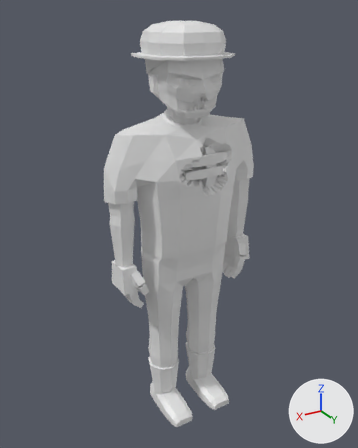
A saved change to the glTF model assets/models/zombie_worker_m_b3.glb.
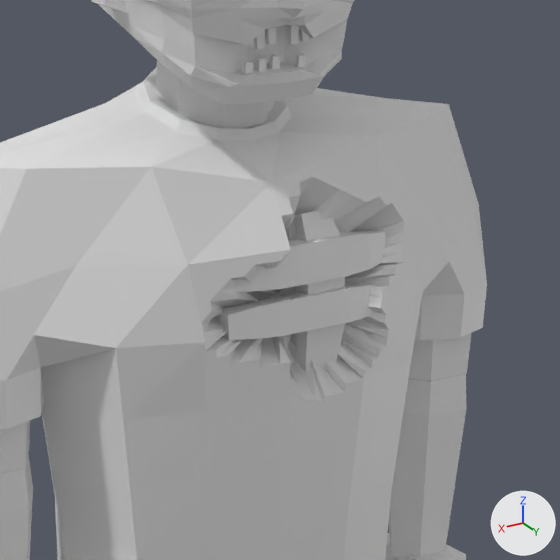
Each version is shown whole from a camera (50 mm lens) standing at (1.178, 1.921, 2.012) and looking at (0.009, -0.027, 1.038), then close up on the part from 35% to 76% of the width and 20% to 53% of the height. Arrows for +X, +Y and +Z are at lower right; the lights stay in place. The older version's two pictures come first. Vertices at exactly the same position are counted once.

In view in the first close-up: 'zombie_worker_m_b3'.
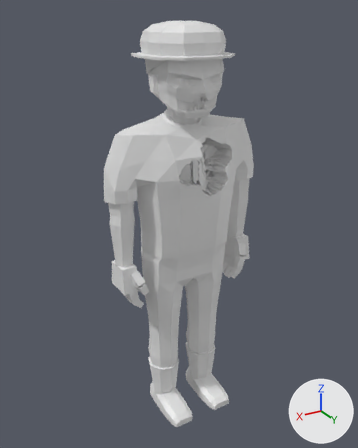
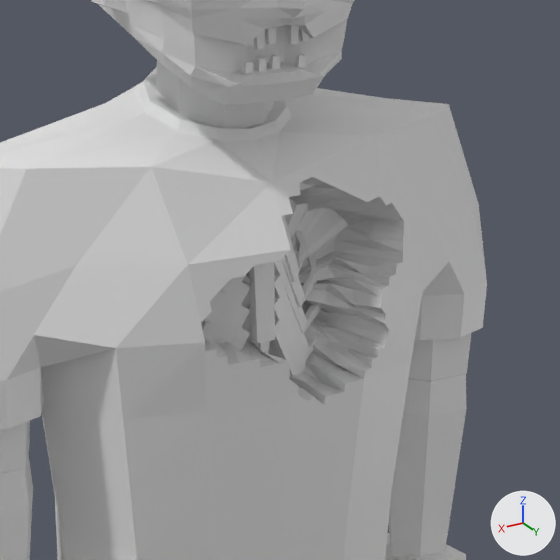
The change, as JSON lines over the scene's bpy script:
```json
{"block": "me_zombie_worker_m_b3", "where": "# used by ob_zombie_worker_m_b3; location = (0.0, 0.0, 0.0)"}
{"op": "remove", "block": "me_zombie_worker_m_b3", "code": "me_zombie_worker_m_b3.from_pydata(...)  # 2128 vertices, 4076 faces; spans x -0.41..0.41, y -0.21..0.22, z 0.0..1.97"}
{"op": "add", "block": "me_zombie_worker_m_b3", "code": "me_zombie_worker_m_b3.from_pydata(...)  # 2456 vertices, 4664 faces; spans x -0.41..0.41, y -0.21..0.22, z 0.0..1.97"}
{"block": "me_zombie_worker_m_b3", "change": "me_zombie_worker_m_b3 part 1: the loose piece of 8 vertices spanning x -0.02..0.02, y -0.04..-0.01, z 1.43..1.45 is copied, and the copy is scaled about its middle by (0.255, -0.204, -1.36), then moved by (0.0, 0.12, -0.16); it spans x -0.01..0.01, y 0.1..0.11, z 1.27..1.3"}
{"block": "me_zombie_worker_m_b3", "change": "me_zombie_worker_m_b3 part 2: a new loose piece of 28 vertices spanning x -0.13..-0.01, y -0.09..0.1, z 1.33..1.44"}
{"block": "me_zombie_worker_m_b3", "change": "me_zombie_worker_m_b3 part 3: a new loose piece of 28 vertices spanning x 0.01..0.15, y -0.1..0.1, z 1.29..1.4"}
{"block": "me_zombie_worker_m_b3", "change": "me_zombie_worker_m_b3 part 4: a new loose piece of 28 vertices spanning x -0.15..-0.01, y -0.1..0.1, z 1.29..1.4"}
{"block": "me_zombie_worker_m_b3", "change": "me_zombie_worker_m_b3 part 5: a new loose piece of 28 vertices spanning x 0.01..0.16, y -0.1..0.1, z 1.25..1.38"}
{"block": "me_zombie_worker_m_b3", "change": "me_zombie_worker_m_b3 part 6: a new loose piece of 28 vertices spanning x -0.17..-0.01, y -0.1..0.1, z 1.22..1.35"}
{"block": "me_zombie_worker_m_b3", "change": "me_zombie_worker_m_b3 part 7: a new loose piece of 28 vertices spanning x 0.01..0.18, y -0.1..0.1, z 1.18..1.32"}
{"block": "me_zombie_worker_m_b3", "change": "me_zombie_worker_m_b3 part 8: a new loose piece of 20 vertices spanning x -0.24..-0.02, y 0.01..0.1, z 1.47..1.52"}
{"block": "me_zombie_worker_m_b3", "change": "me_zombie_worker_m_b3 part 9: 241 vertices moved from x -0.16..0.08, y 0.05..0.15, z 1.25..1.45 to x -0.18..0.13, y -0.09..0.12, z 1.23..1.51; 5 vertices removed from x -0.1..0.03, y 0.06..0.13, z 1.28..1.36; 109 vertices added at x -0.18..0.17, y -0.1..0.11, z 1.18..1.43"}
{"block": "me_zombie_worker_m_b3", "change": "other edits to the shape of me_zombie_worker_m_b3 do not show in these pictures"}
```

Boxes [x1, y1, x2, y2] around the edits, measured in the close-ups (560 x 560 px; the box of a moved part takes in the faces that stretch with it):
```json
{"part": 1, "of": "me_zombie_worker_m_b3", "change": "added", "after": [257, 341, 270, 353], "on screen": "mostly hidden"}
{"part": 2, "of": "me_zombie_worker_m_b3", "change": "added", "after": [282, 254, 318, 308]}
{"part": 3, "of": "me_zombie_worker_m_b3", "change": "added", "after": [202, 276, 245, 341]}
{"part": 4, "of": "me_zombie_worker_m_b3", "change": "added", "after": [274, 260, 321, 333]}
{"part": 5, "of": "me_zombie_worker_m_b3", "change": "added", "after": [210, 282, 250, 344]}
{"part": 6, "of": "me_zombie_worker_m_b3", "change": "added", "after": [275, 297, 306, 371]}
{"part": 7, "of": "me_zombie_worker_m_b3", "change": "added", "after": [231, 327, 250, 352], "on screen": "mostly hidden"}
{"part": 8, "of": "me_zombie_worker_m_b3", "change": "added", "after": [300, 182, 315, 190], "on screen": "mostly hidden"}
{"part": 9, "of": "me_zombie_worker_m_b3", "change": "moved or reshaped", "before": [201, 177, 404, 404], "after": [201, 177, 404, 404]}
```
